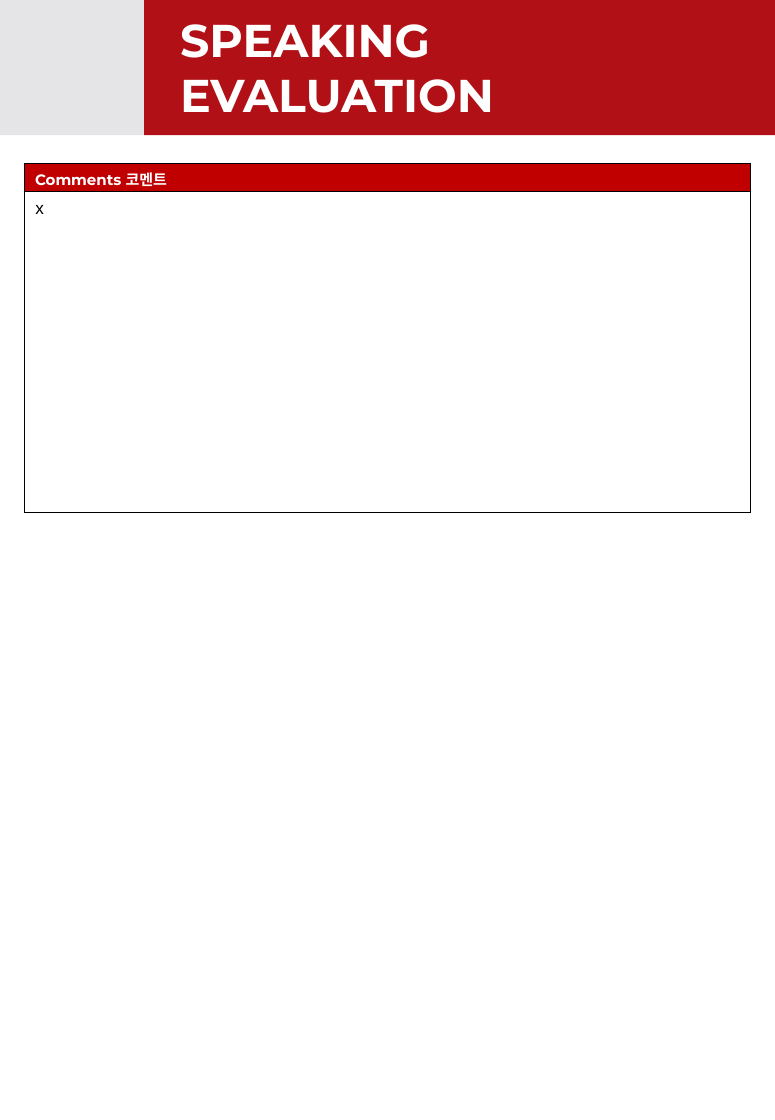
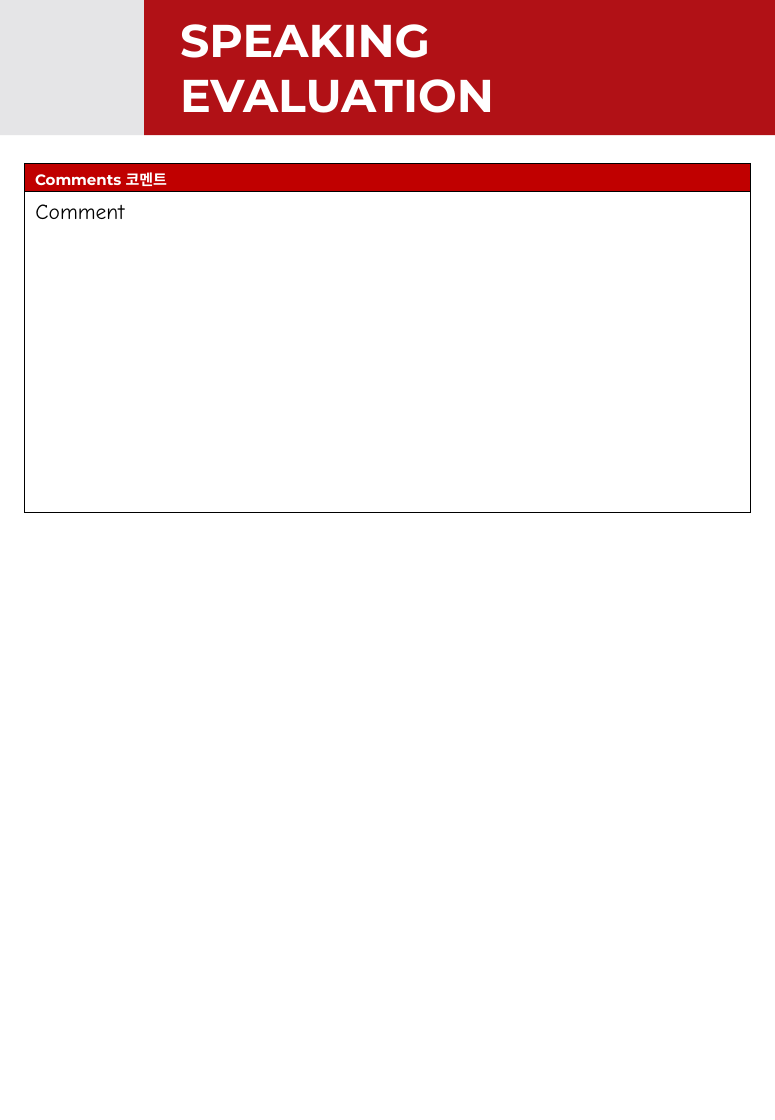
Before and after one commit to papercutter0324/SpeakingEvals, a slide deck: slide 2 of Templates/SpeakingEvaluationTemplate_Advanced-Full.pptx. Drawn at 775x1120 pixels with LibreOffice and Linux fonts; fonts in the diff are those of the drawing; background and template pictures are left out. Boxes give left, top, right and bottom in pixels: in the first picture for what was removed or moved away, otherwise in the second. Text is boxed around its words. In the diff, an @@ line names an element or a change of style, - is before the commit and + after.

```diff
--- a/Templates/SpeakingEvaluationTemplate_Advanced-Full.pptx
+++ b/Templates/SpeakingEvaluationTemplate_Advanced-Full.pptx
@@ text at bbox=[35, 204, 124, 219]: text changed; size 12 to 15 pt; font Arial to Comic Neue @@
-x
+Comment
```
Also in this commit, not shown: 1 other slide changed, 1 other file.
